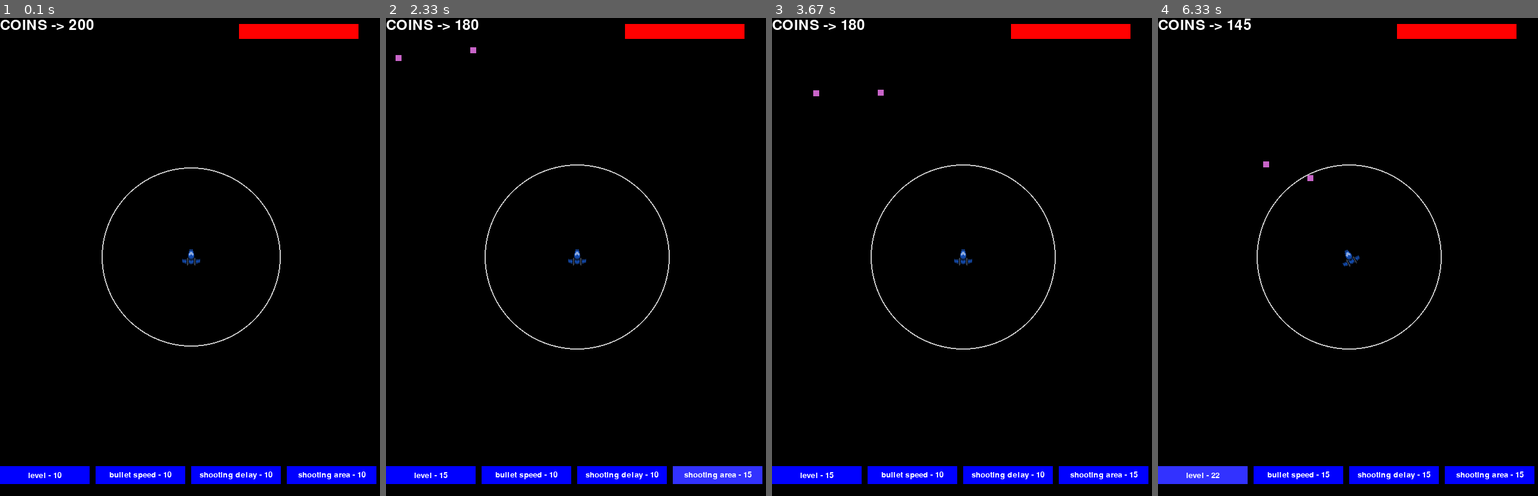
Above: before the commit, frames 1-4 (left to right).
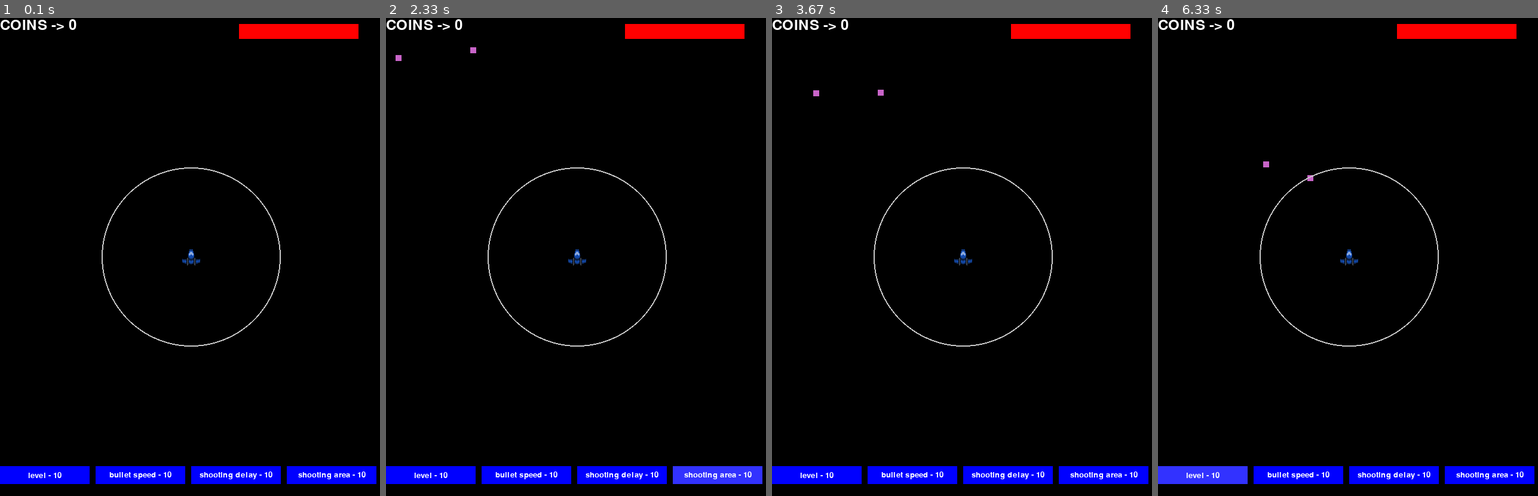
Above: after the commit, the same moments.

Repository: Conde77-pog/pygame-space-ship
Game: pygame game, started from main.py
Same seed, same stepped clock (60 frames per second), same inputs: the game is played once before the commit and once after it.
Inputs (mouse positions are in pixels of both pictures, inside the frame that each line leads up to):
- Up to frame 1 (0.1 s): no input
- Up to frame 2 (2.33 s): click "level - 10" at 0.38 s; click (579, 290) at 0.72 s; click "shooting area - 10" at 2.05 s
- Up to frame 3 (3.67 s): click (946, 381) at 2.38 s
- Up to frame 4 (6.33 s): click "bullet speed - 10" at 3.72 s; click (1469, 247) at 4.05 s; click "shooting delay - 10" at 4.88 s; click (1367, 237) at 5.22 s; click (1203, 476) at 6.05 s, where only the run after the commit has a clickable "level - 10"

The runs differ from the first frame. In frame 1, less than 0.1% of the frame differs, in the area x 18-25%, y 0-3%; in frame 2, 0.8%; in frame 3, 0.8%; in frame 4, 0.9%, in the area x 13-97%, y 0-97%.

Commit message:
2 commit

Diff:
--- a/main.py
+++ b/main.py
@@ -9,7 +9,7 @@
 class Game:
     def __init__(self):
         pygame.init()
-        self.coins = 200
+        self.coins = 0
         self.screen = pygame.display.set_mode((640, 800))
         self.bullet_speed = 5
         self.running = True
Not shown, changed: main.exe
